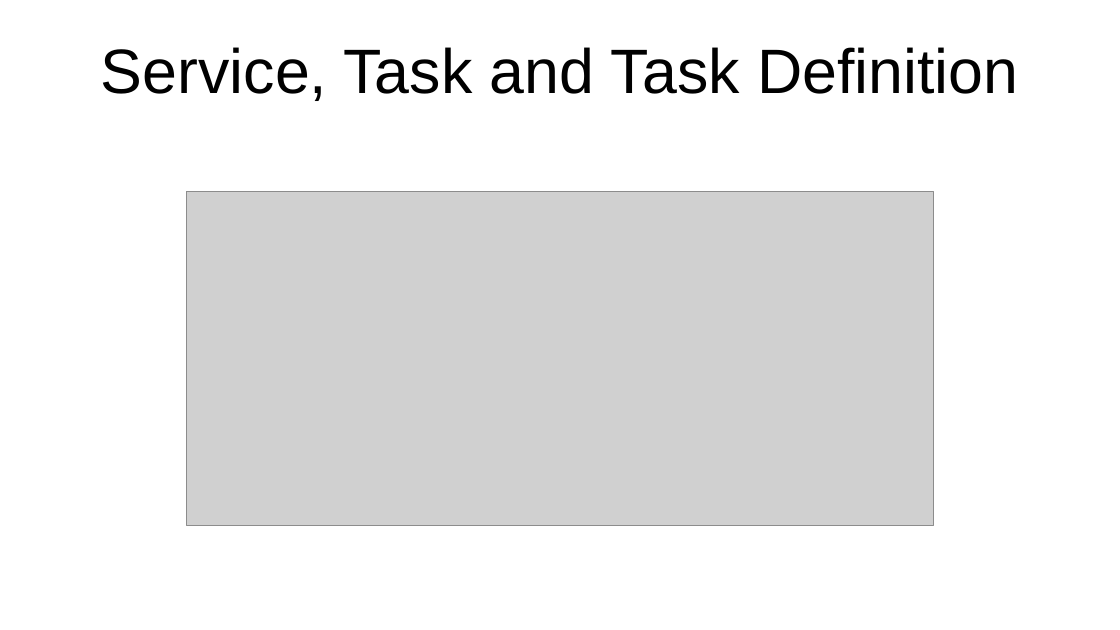
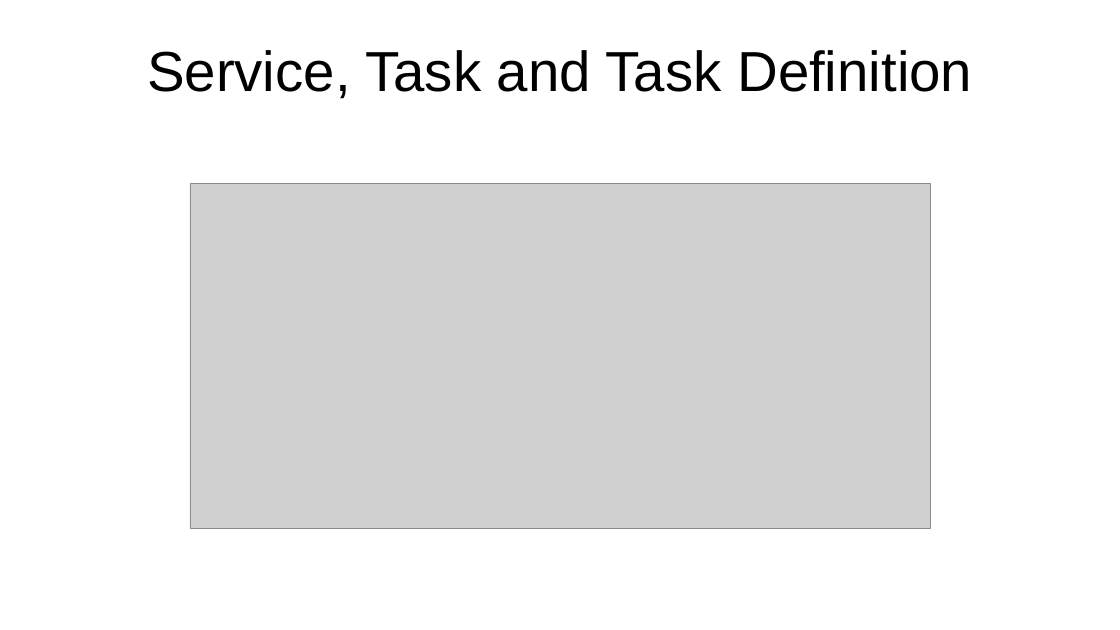
Before and after one commit to AndreasBrommund/cloud-native, a slide deck: slide 14 of slides/chapter05.pptx. Drawn at 1120x630 pixels with LibreOffice and Linux fonts; fonts in the diff are those of the drawing; grey boxes stand for pictures. Boxes give left, top, right and bottom in pixels: in the first picture for what was removed or moved away, otherwise in the second. Text is boxed around its words. In the diff, an @@ line names an element or a change of style, - is before the commit and + after.

```diff
--- a/slides/chapter05.pptx
+++ b/slides/chapter05.pptx
@@ title "Service, Task and Task Definition" at (147, 50, 972, 99): size 107.5 to 96.8 pt @@
@@ picture: place and size @@
-picture at (186, 191, 933, 525)
+picture at (190, 184, 930, 528)
```
Also in this commit, not shown: 4 other slides changed.
